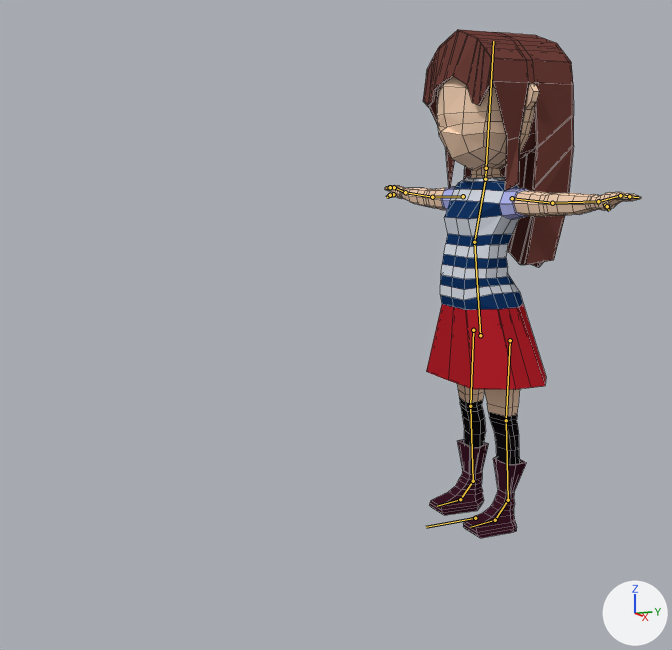
Before and after pictures for a commit that changed the Blender file Assets/Models/GirlDress.blend.
Camera for both pictures: a camera (50 mm lens) standing at (12.99, -8.69, 5.96) and looking at (0.19, -2.77, 3.62). Arrows for +X, +Y and +Z are at lower right; the lights stay in place. The bones that bend it are drawn over the model as lines. Mesh edges are drawn as thin lines.
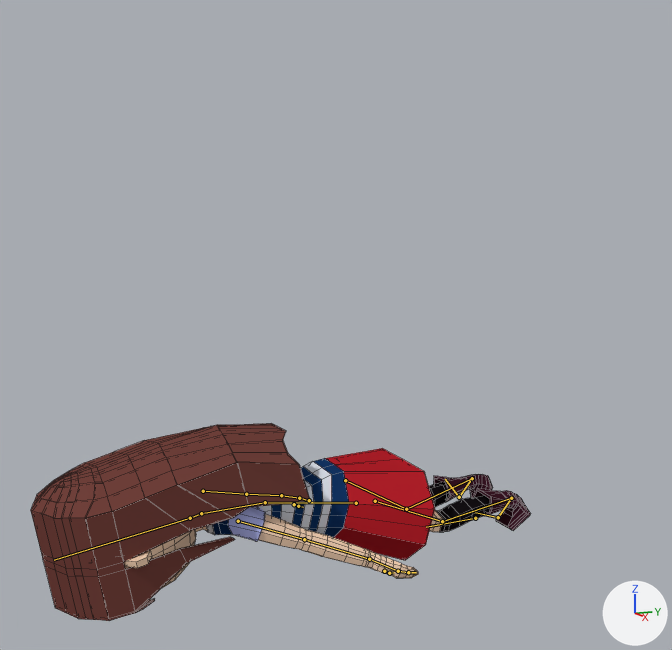
The newer file adds an action. The first version stands in its rest pose; the second is drawn at frame 41 of the action 'Death'.

Location of each change, [x1, y1, x2, y2] in pixels of the pictures (672 x 650 px):
'Cube', posed (94% wider, 61% shorter)
    before: [384, 29, 641, 538]
    after: [31, 423, 531, 621]
bone 'Bottom Torso', root to tip
    before: (480, 335) to (474, 242)
    after: (356, 503) to (265, 502)
bone 'Chest', root to tip
    before: (474, 242) to (485, 179)
    after: (265, 502) to (201, 513)
bone 'Upper Arm.L', root to tip
    before: (512, 198) to (552, 203)
    after: (238, 521) to (304, 539)
bone 'Hand.L', root to tip
    before: (598, 201) to (620, 195)
    after: (369, 559) to (398, 571)
bone 'Fingers01.L', root to tip
    before: (620, 195) to (629, 196)
    after: (398, 571) to (408, 572)
bone 'Fingers02.L', root to tip
    before: (629, 196) to (638, 197)
    after: (408, 572) to (416, 572)
bone 'Thumb01.L', root to tip
    before: (605, 205) to (607, 206)
    after: (384, 571) to (389, 573)
bone 'Upper Arm.R', root to tip
    before: (463, 196) to (432, 197)
    after: (203, 491) to (246, 494)
bone 'Hand.R', root to tip
    before: (405, 192) to (394, 187)
    after: (281, 495) to (299, 498)
bone 'Fingers01.R', root to tip
    before: (394, 187) to (390, 187)
    after: (299, 498) to (309, 500)
bone 'Fingers02.R', root to tip
    before: (390, 187) to (386, 188)
    after: (309, 500) to (312, 502)
bone 'Thumb01.R', root to tip
    before: (393, 194) to (390, 195)
    after: (294, 504) to (298, 506)

What changed in the scene script:
```text
Change bone_leg_control_r:
    where bone_leg_control_r = bpy.data.objects['Armature'].pose.bones['Leg Control.R']  # child of 'Bone'
    bone_leg_control_r.location: (0.0, 0.0, 0.0) -> (0.0, 0.02, -0.04)
Change bone_toescontrol_r:
    where bone_toescontrol_r = bpy.data.objects['Armature'].pose.bones['ToesControl.R']  # child of 'Leg Control.R'
    bone_toescontrol_r.rotation_quaternion: (1.0, 0.0, 0.0, 0.0) -> (0.881, -0.472, 0.0, 0.0)  # degrees (0, 0, 0) -> degrees (-56, 0, 0)
Change bone_leg_control_l:
    where bone_leg_control_l = bpy.data.objects['Armature'].pose.bones['Leg Control.L']  # child of 'Bone'
    bone_leg_control_l.location: (0.0, 0.0, 0.0) -> (-0.01, -0.05, -0.02)
Change bone_toescontrol_l:
    where bone_toescontrol_l = bpy.data.objects['Armature'].pose.bones['ToesControl.L']  # child of 'Leg Control.L'
    bone_toescontrol_l.rotation_quaternion: (1.0, 0.0, 0.0, 0.0) -> (0.977, -0.215, 0.0, 0.0)  # degrees (0, 0, 0) -> degrees (-25, 0, 0)
Change bone_bottom_torso:
    where bone_bottom_torso = bpy.data.objects['Armature'].pose.bones['Bottom Torso']  # child of 'Bone'
    bone_bottom_torso.location: (0.0, 0.0, 0.0) -> (0.04, -1.67, 1.86)
    bone_bottom_torso.rotation_quaternion: (1.0, 0.0, 0.0, 0.0) -> (0.793, 0.61, 0.0, 0.0)  # degrees (0, 0, 0) -> degrees (75, 0, 0)
Change bone_chest:
    where bone_chest = bpy.data.objects['Armature'].pose.bones['Chest']  # child of 'Bottom Torso'
    bone_chest.rotation_quaternion: (1.0, 0.0, 0.0, 0.0) -> (0.644, -0.764, 0.031, 0.01)  # degrees (0, 0, 0) -> degrees (-100, 3, -2)
Change bone_upper_arm_l:
    where bone_upper_arm_l = bpy.data.objects['Armature'].pose.bones['Upper Arm.L']  # child of 'Chest'
    bone_upper_arm_l.location: (0.0, 0.0, 0.0) -> (-0.02, 0.0, 0.0)
    bone_upper_arm_l.rotation_quaternion: (1.0, 0.0, 0.0, 0.0) -> (0.803, 0.541, -0.162, 0.191)  # degrees (0, 0, 0) -> degrees (66, -28, 9)
Change bone_hand_l:
    where bone_hand_l = bpy.data.objects['Armature'].pose.bones['Hand.L']  # child of 'Lower Arm.L'
    bone_hand_l.rotation_quaternion: (1.0, 0.0, 0.0, 0.0) -> (0.999, -0.054, 0.003, -0.004)  # degrees (0, 0, 0) -> degrees (-6, 0, 0)
Change bone_fingers01_l:
    where bone_fingers01_l = bpy.data.objects['Armature'].pose.bones['Fingers01.L']  # child of 'Hand.L'
    bone_fingers01_l.rotation_quaternion: (1.0, 0.0, 0.0, 0.0) -> (0.989, 0.148, -0.001, -0.009)  # degrees (0, 0, 0) -> degrees (17, 0, -1)
Change bone_fingers02_l:
    where bone_fingers02_l = bpy.data.objects['Armature'].pose.bones['Fingers02.L']  # child of 'Fingers01.L'
    bone_fingers02_l.rotation_quaternion: (1.0, 0.0, 0.0, 0.0) -> (0.988, 0.152, 0.0, 0.0)  # degrees (0, 0, 0) -> degrees (17, 0, 0)
Change bone_thumb01_l:
    where bone_thumb01_l = bpy.data.objects['Armature'].pose.bones['Thumb01.L']  # child of 'Hand.L'
    bone_thumb01_l.rotation_quaternion: (1.0, 0.0, 0.0, 0.0) -> (0.984, 0.025, 0.02, -0.175)  # degrees (0, 0, 0) -> degrees (2, 3, -20)
Change bone_upper_arm_r:
    where bone_upper_arm_r = bpy.data.objects['Armature'].pose.bones['Upper Arm.R']  # child of 'Chest'
    bone_upper_arm_r.location: (0.0, 0.0, 0.0) -> (0.02, 0.0, 0.0)
    bone_upper_arm_r.rotation_quaternion: (1.0, 0.0, 0.0, 0.0) -> (0.816, -0.508, 0.185, 0.204)  # degrees (0, 0, 0) -> degrees (-61, 31, 10)
Change bone_hand_r:
    where bone_hand_r = bpy.data.objects['Armature'].pose.bones['Hand.R']  # child of 'Lower Arm.R'
    bone_hand_r.rotation_quaternion: (1.0, 0.0, 0.0, 0.0) -> (0.987, -0.159, 0.003, 0.035)  # degrees (0, 0, 0) -> degrees (-18, 1, 4)
Change bone_fingers01_r:
    where bone_fingers01_r = bpy.data.objects['Armature'].pose.bones['Fingers01.R']  # child of 'Hand.R'
    bone_fingers01_r.rotation_quaternion: (1.0, 0.0, 0.0, 0.0) -> (0.95, -0.312, 0.0, 0.0)  # degrees (0, 0, 0) -> degrees (-36, 0, 0)
Change bone_fingers02_r:
    where bone_fingers02_r = bpy.data.objects['Armature'].pose.bones['Fingers02.R']  # child of 'Fingers01.R'
    bone_fingers02_r.rotation_quaternion: (1.0, 0.0, 0.0, 0.0) -> (0.844, -0.537, 0.0, 0.0)  # degrees (0, 0, 0) -> degrees (-65, 0, 0)
Change bone_thumb01_r:
    where bone_thumb01_r = bpy.data.objects['Armature'].pose.bones['Thumb01.R']  # child of 'Hand.R'
    bone_thumb01_r.rotation_quaternion: (1.0, 0.0, 0.0, 0.0) -> (0.984, 0.115, 0.038, 0.131)  # degrees (0, 0, 0) -> degrees (14, 3, 15)
```
